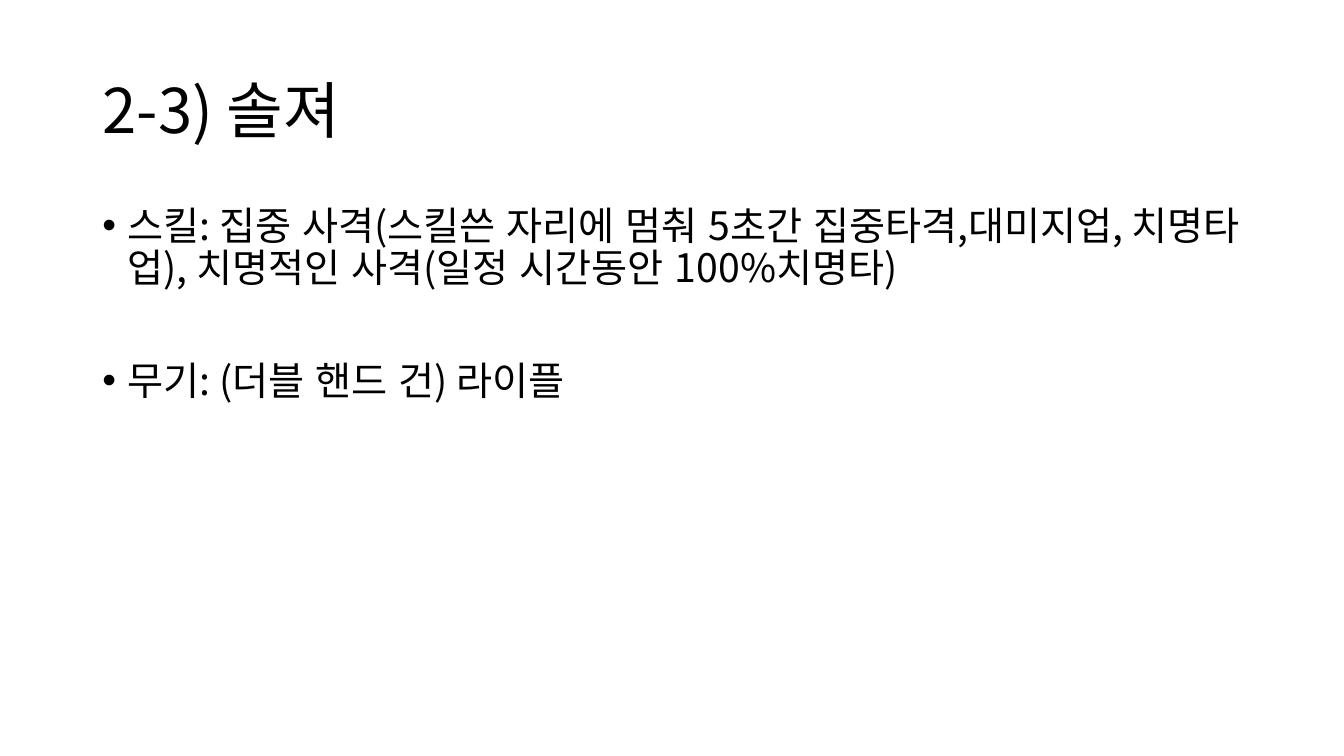
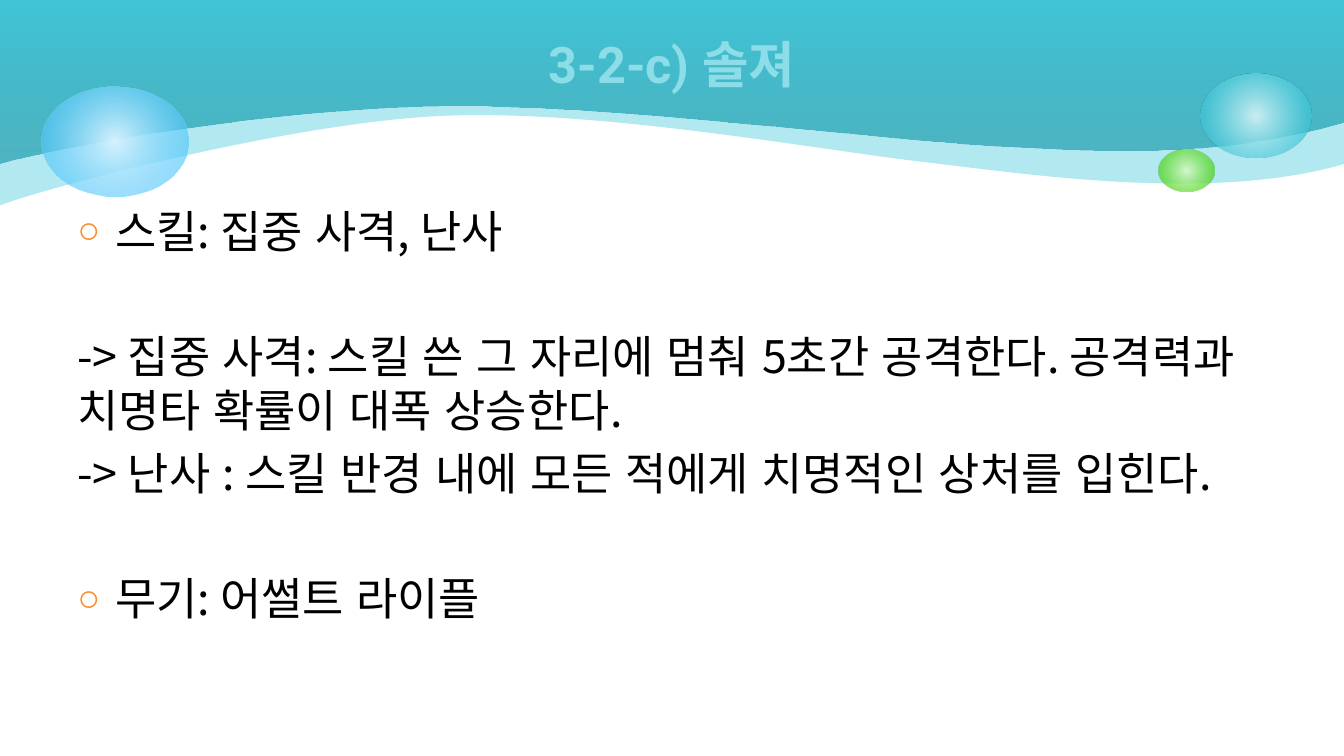
Before and after one commit to csm2652/SEED, a slide deck: slide 12 of 시작기획/슈팅 디팬스.pptx (slide 7 before the commit). Drawn at 1344x756 pixels with LibreOffice and Linux fonts; fonts in the diff are those of the drawing. Boxes give left, top, right and bottom in pixels: in the first picture for what was removed or moved away, otherwise in the second. Text is boxed around its words. In the diff, an @@ line names an element or a change of style, - is before the commit and + after.

```diff
--- a/시작기획/슈팅 디팬스.pptx
+++ b/시작기획/슈팅 디팬스.pptx
@@ freeform shape added at <box>0,0,1344,206</box>, fill #40C6D8 at 40% opacity @@
@@ freeform shape added at <box>0,0,1344,163</box>, fill gradient #249EAE to #40C6D8 @@
@@ title at <box>549,41,795,94</box>: text changed; size 44 to 36 pt; font Noto Sans CJK KR to Roboto; text colour #000000 to gradient #D9F4F7 to #8CDDE8; bold on @@
-2-3) 솔져
+3-2-c) 솔져
@@ ellipse added at <box>41,87,188,197</box>, fill gradient #D6F2FE to #33BDFB @@
@@ ellipse added at <box>1201,74,1313,157</box>, fill gradient #D9F4F7 to #40C6D8 @@
@@ ellipse added at <box>1158,149,1215,192</box>, fill gradient #DAFACD to #4CD416 @@
@@ text at <box>77,211,1235,619</box>: text changed; size 28 to 32 pt @@
-• 스킬: 집중 사격(스킬쓴 자리에 멈춰 5초간 집중타격,대미지업, 치명타 업), 치명적인 사격(일정 시간동안 100%치명타)
-• 무기: (더블 핸드 건) 라이플
+○ 스킬: 집중 사격, 난사
+-> 집중 사격: 스킬 쓴 그 자리에 멈춰 5초간 공격한다. 공격력과 치명타 확률이 대폭 상승한다.
+-> 난사 : 스킬 반경 내에 모든 적에게 치명적인 상처를 입힌다.
+○ 무기: 어썰트 라이플
```
Also in this commit, not shown: 12 other slides changed, 10 slides added, 5 slides removed.
